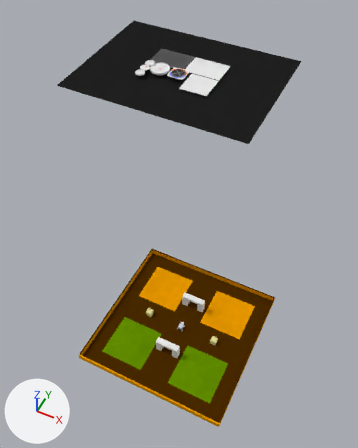
A saved change to the Blender file cockpit/robots/bge_robot_20130102a.blend.
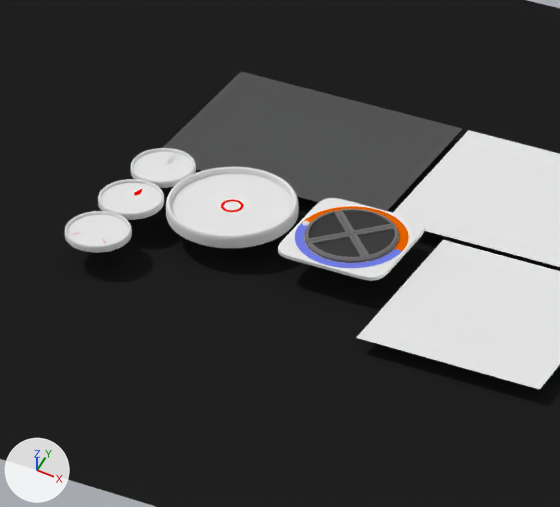
Each version appears first whole from a camera (50 mm lens) standing at (3919.0, -8002.0, 15420.0) and looking at (-167.0, 170.0, 5205.0), and next in a close-up on the part from 35% to 59% of the width and 8% to 25% of the height. Arrows for +X, +Y and +Z are at lower left; the lights stay in place.

The first close-up shows 'Lun_clock', 'Lun_compas', 'Lun_motor', 'Lun_sonar', 'cockpitGround', 'localViewport', 'lun_control', 'mainViewport', 'mapViewport'.
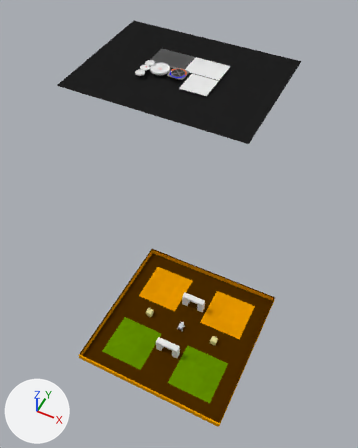
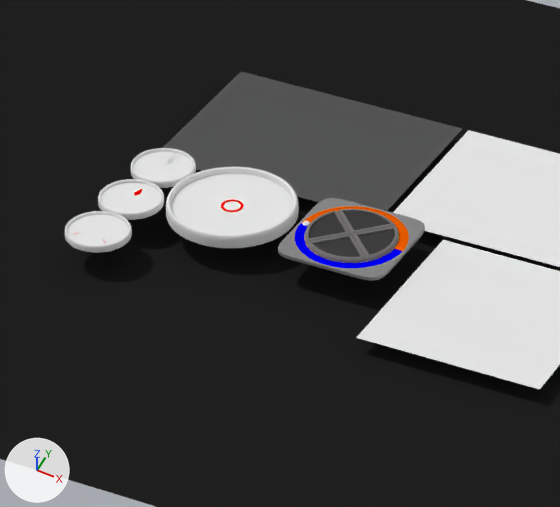
Pixel boxes [x1, y1, x2, y2] of what changed, in the close-ups (560 x 507 px):
'lun_control', recoloured
    both: [278, 198, 425, 281]

Edits to the bpy script that builds the scene:
```text
Change mat_corp:
    mat_corp.base_color: (0.801, 0.801, 0.801) -> (0.24, 0.24, 0.24)  # white #e7e7e7 -> grey #868686
Change mat_corp2:
    mat_corp2.base_color: (0.17, 0.211, 0.8) -> (0.0, 0.0, 0.8)  # blue #737fe7 -> blue #0000e7
Add me_circle_007:
    me_circle_007.from_pydata(...)  # 128 vertices, 96 faces; spans x -100.0..100.0, y -100.0..100.0, z -10.0..10.0
    me_circle_007.materials.append(mat_corp_compas)  # white #e7e7e7
Change col_lun_sonar:
    add col_lun_sonar.objects.link(ob_sonarpanel_001)
Add ob_sonarpanel_001:
    ob_sonarpanel_001 = bpy.data.objects.new('sonarpanel.001', me_circle_007)
    ob_sonarpanel_001.parent = ob_lun_sonar_001
    ob_sonarpanel_001.location = (0.0, 0.0, 0.0)
    _m = ob_sonarpanel_001.modifiers.new('Subsurf', 'SUBSURF')
    _m.levels = 2
```
